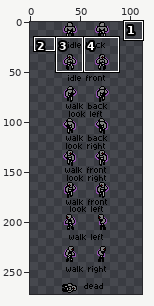
File history of a sprite sheet, assets/enemynecrom.png. The first picture is a wide view before the edit; the outline marks the close-up.
Close-up. Earlier state:
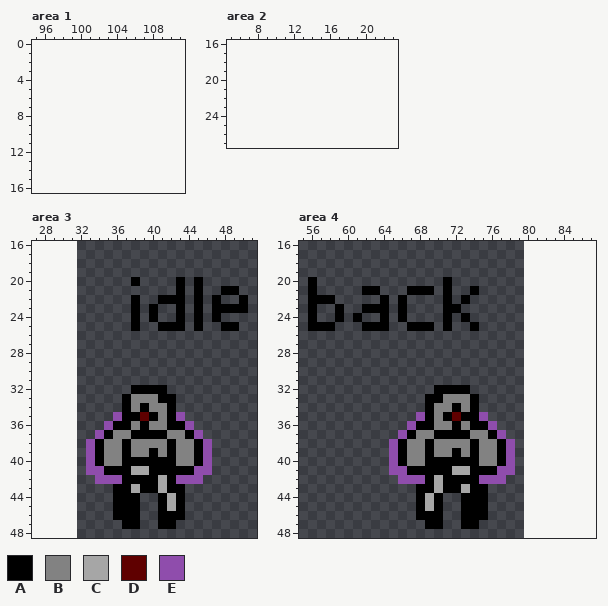
The file is 48x272 pixels. Shown: area 1: x 95..111, y 0..16; area 2: x 5..23, y 16..27; area 3: x 27..51, y 16..48; area 4: x 55..87, y 16..48. The old version is drawn lined up with the new one, on the new canvas. The commit also changed other parts of the picture, which this record leaves out.
Palette (. is transparent): A #000000  B #828282  C #a6a6a6  D #5f0000  E #8f4dac
Pixels before, area 3, first column x 33:
20 .....A....A.A.....
21 ..........A.A..AA.
22 .....A..AAA.A.A..A
23 .....A.A..A.A.AAAA
24 .....A.A..A.A.A...
25 .....A..AAA.A..AA.
26 ..................
27 ..................
28 ..................
29 ..................
30 ..................
31 ..................
32 .....AAAA.........
33 ....ABBBAA........
34 ....ABABBA........
35 ...EAADABAE.......
36 ..EAABABBAAE......
37 .EABBAAAABBAE.....
38 EABBABBBBABBAE....
39 EABBABBABABBAE....
40 EABBAAAAAABBAE....
41 EEAAACCAAAAAEE....
42 .EEEAAAACAEEE.....
43 ...AACAACAA.......
44 ...AAA..ACA.......
45 ...AAA..ACA.......
46 ...AAA..AAA.......
47 ....AA..AA........
Pixels before, area 4, first column x 56:
20 A..............A.......
21 A.....AA...AAA.A..A....
22 AAA.....A.A....A.A.....
23 A..A..AAA.A....AA......
24 A..A.A..A.A....A.A.....
25 AAA...AAA..AAA.A..A....
26 .......................
27 .......................
28 .......................
29 .......................
30 .......................
31 .......................
32 ..............AAAA.....
33 .............AABBBA....
34 .............ABBABA....
35 ............EABADAAE...
36 ...........EAABBABAAE..
37 ..........EABBAAAABBAE.
38 .........EABBABBBBABBAE
39 .........EABBABBABABBAE
40 .........EABBAAAAAABBAE
41 .........EEAAAAACCAAAEE
42 ..........EEEACAAAAEEE.
43 ............AACAACAA...
44 ............ACA..AAA...
45 ............ACA..AAA...
46 ............AAA..AAA...
47 .............AA..AA....
Now the later version:
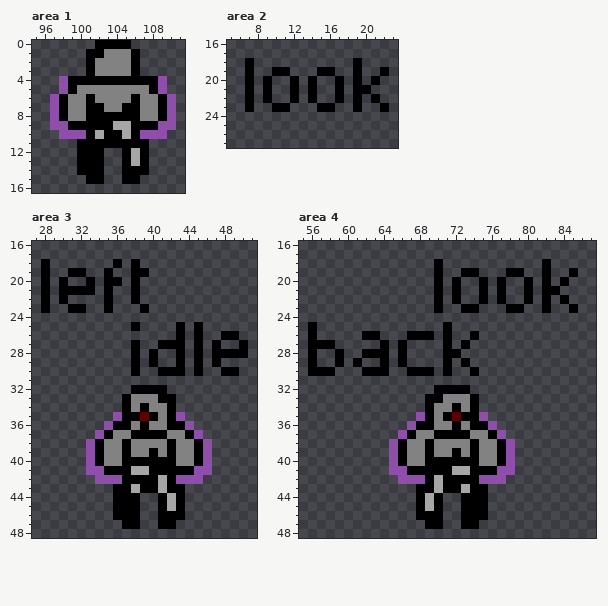
Diff:
canvas 48x272 -> 112x272, the old top-left corner now at 32,0
Changed rows in their new state; - is an unchanged pixel.
Area 1:
first column x 97:
 0 -----AAAA-----
 1 ----AABBBA----
 2 ----ABBBBA----
 3 ----ABBBBA----
 4 -EAAAAAAAAAAE-
 5 -EABBBBBBBBAE-
 6 EABBABBBBABBAE
 7 EABBAABBAABBAE
 8 EABBAAAAAABBAE
 9 EEAAAAACCAAAEE
10 -EEEACAACAEEE-
11 ---AAAAAAAA---
12 ---AAA--ACA---
13 ---AAA--ACA---
14 ---AAA--AAA---
15 ----AA--AA----
Area 2:
first column x 7:
18 A-----------A---
19 A--AA---AA--A--A
20 A-A--A-A--A-A-A-
21 A-A--A-A--A-AA--
22 A-A--A-A--A-A-A-
23 A--AA---AA--A--A
Area 3:
first column x 28:
18 A-------A-A------------
19 A--AA--A--AA-----------
20 A-A--A-AA------.-.-----
21 A-AAAA-A--A----.-.--..-
22 A-A----A-----...-.-.--.
23 A--AA--A--.A.--.-.-....
24 ----------.-.--.-.-.---
25 -------------..-----..-
26 ---------------A-A--AA-
27 ----------A--AAA-A-A--A
28 ----------A-A--A-A-AAAA
29 ----------A-A--A-A-A---
30 ----------A--AAA-A--AA-
Area 4:
first column x 56:
18 --------------A-----------A---
19 --------------A--AA---AA--A--A
20 .-------------A.A--A-A--A-A-A-
21 .-----..---...A.A-.A-A--A-AA--
22 ...-----.-.---A.A.-A-A--A-A-A-
23 .--.--...-.---A..AA---AA--A--A
24 .--.-.--.-.----.-.------------
25 -..---...--...----.-----------
26 A-----AA---AAA-A--A-----------
27 AAA-----A-A----A-A------------
28 A--A--AAA-A----AA-------------
29 A--A-A--A-A----A-A------------
30 AAA---AAA--AAA-A--A-----------
Changed places in both close-ups, as pixel boxes (x1, y1, x2, y2):
added: (50, 40, 176, 184)
added: (245, 58, 389, 112)
changed: (41, 259, 248, 376)
changed: (308, 259, 578, 376)
